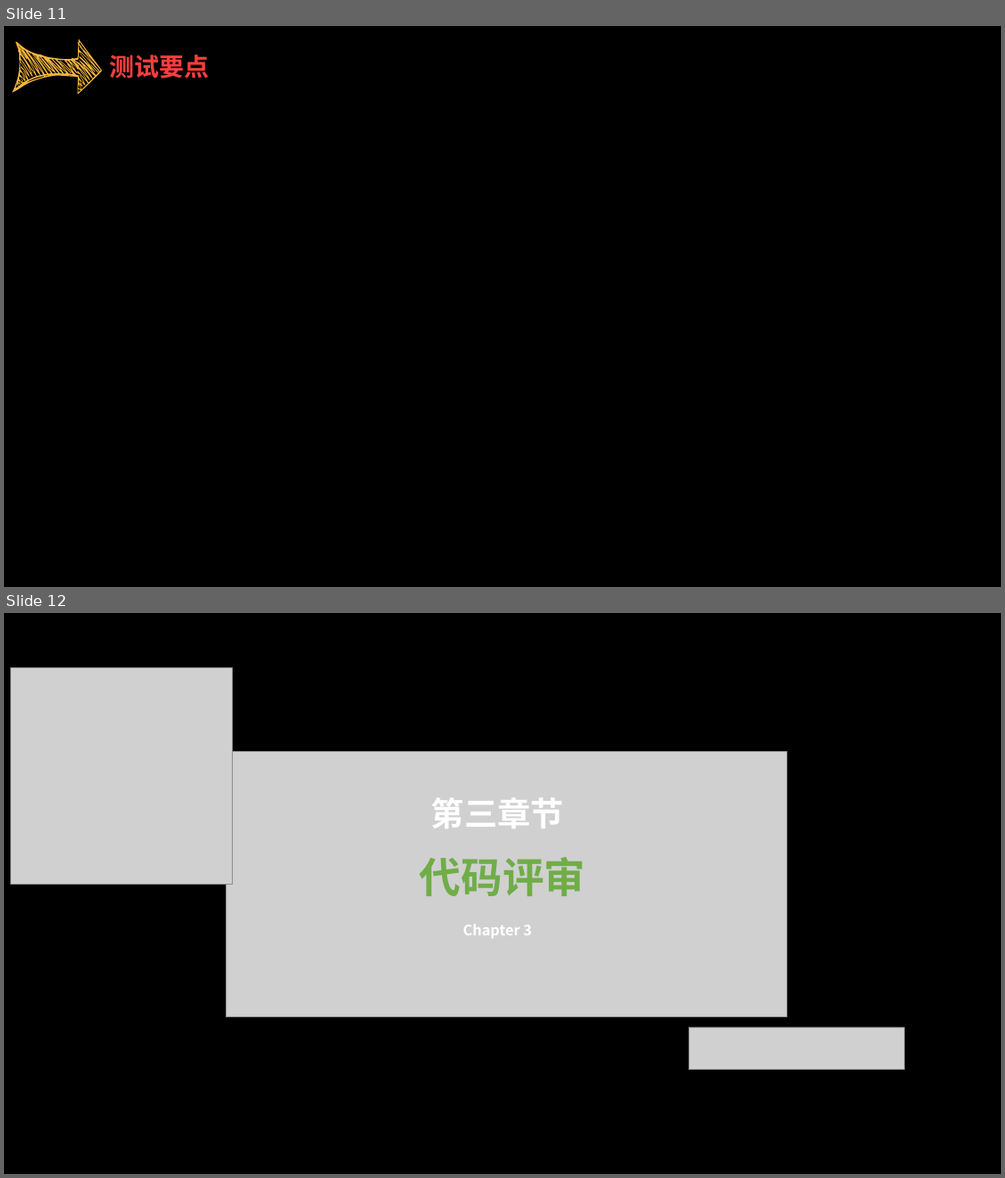
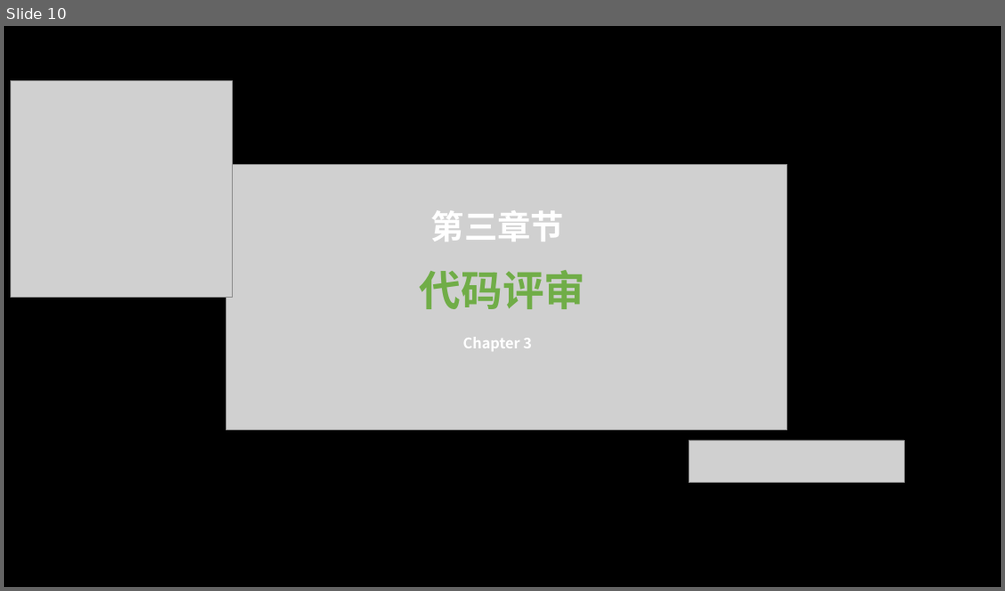
Before and after one commit to sebuaa2019/Team103, a slide deck: SE0514答辩TEAM103.pptx. Shown one above the other, each under a label of ours: slides 11 and 12 before the commit, slide 10 after it. The pictures are 1005x1178 and 1005x591 pixels, drawn with LibreOffice and Linux fonts; fonts in the diff are those of the drawing; grey boxes stand for pictures. Boxes give left, top, right and bottom in pixels: in the first picture for what was removed or moved away, otherwise in the second. Text is boxed around its words. In the diff, an @@ line names an element or a change of style, - is before the commit and + after.

```diff
--- a/SE0514答辩TEAM103.pptx
+++ b/SE0514答辩TEAM103.pptx
@@ slide 11 removed at (4, 26, 1001, 587), background #000000 @@
@@ freeform shape removed at (12, 38, 102, 94) @@
@@ text removed at (109, 54, 209, 79) @@
-测试要点
@@ what was slide 12 is now slide 10 @@
```
Also in this commit, not shown: 1 slide changed, 1 other slide removed, 26 other files.
